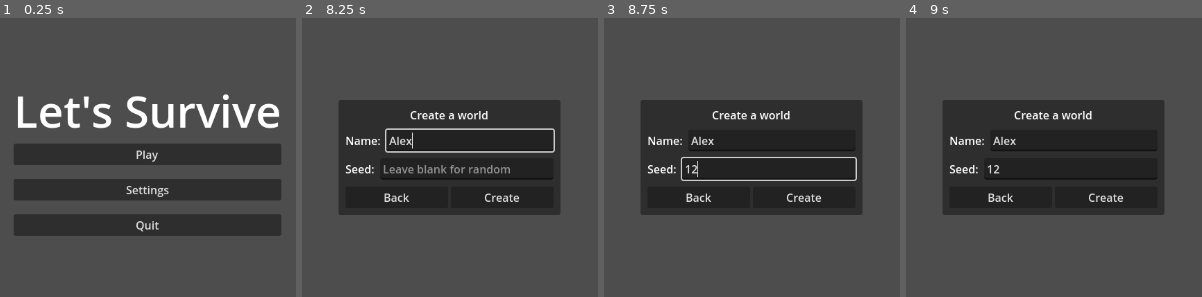
Above: before the commit, frames 1-4 (left to right).
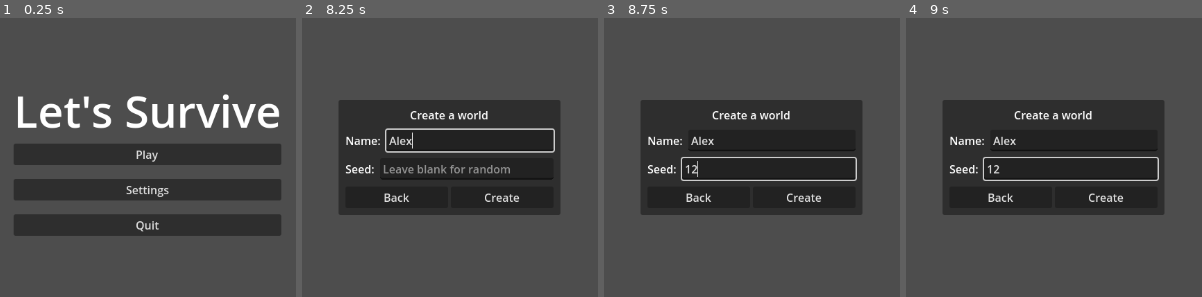
Above: after the commit, the same moments.

Repository: artmouse155/lets_survive
Game: Godot game, scene res://Scenes/main.tscn
Two runs of this game, one before a commit and one after it. Both use one fixed random seed, a clock stepped at 60 frames per second and the inputs below. This scene is started directly instead of the project's main scene.
Inputs (mouse positions are in pixels of both pictures, inside the frame that each line leads up to):
- Up to frame 1 (0.25 s): no input
- Up to frame 2 (8.25 s): click "Play" at 0.5 s; click "Create New Character" at 1.25 s; click (432, 129) at 2.02 s; type "12" at 2.1 s; click "Red" at 2.75 s; click "Create" at 3.5 s; click "Create New Character" at 4.25 s; click "Back" at 5 s; click (384, 96) at 5.75 s; click "Play" at 6.5 s; click "Create New World" at 7.25 s; click (470, 140) at 8.02 s; type "Alex" at 8.1 s
- Up to frame 3 (8.75 s): click (769, 168) at 8.25 s; type "12" at 8.33 s
- Up to frame 4 (9 s): tap Enter at 8.75 s; move the mouse to (1012, 246) at 8.77 s; hold W (up) from 8.78 s (still down); tap T (chat) at 8.85 s; click (1012, 246) at 8.92 s

Frames 1-3 are identical in both runs. In frame 4, 0.7% of the frame differs, in the area x 26-86%, y 49-59%.

Commit message:
🚧(main) Fixing world running in bg
Still need to fix being able to duplicate oneself

Diff:
--- a/Scenes/game_container.tscn
+++ b/Scenes/game_container.tscn
@@ -7,7 +7,7 @@
 [ext_resource type="PackedScene" uid="uid://blkwdjk1xb8wr" path="res://Scenes/inventory_ui.tscn" id="5_us7ks"]
 [ext_resource type="Script" uid="uid://cvl38fv5heg82" path="res://Scripts/chat.gd" id="6_udj4x"]
 
-[node name="GameContainer" type="Control" node_paths=PackedStringArray("world")]
+[node name="GameContainer" type="Control" node_paths=PackedStringArray("world", "game_ui")]
 layout_mode = 3
 anchors_preset = 15
 anchor_right = 1.0
@@ -17,6 +17,7 @@
 mouse_filter = 1
 script = ExtResource("1_jr5s5")
 world = NodePath("SubViewportContainer/SubViewport/World")
+game_ui = NodePath("GameUI")
 metadata/_custom_type_script = "uid://pbgoqkx5pxk1"
 
 [node name="Sky" type="ColorRect" parent="."]
@@ -179,7 +180,6 @@
 layout_mode = 2
 text = "Return to Menu"
 
-[connection signal="set_pause" from="." to="GameUI" method="set_pause"]
 [connection signal="self_health_updated" from="SubViewportContainer/SubViewport/World/EntitySpawner" to="GameUI" method="_on_health_updated"]
 [connection signal="self_inventory_updated" from="SubViewportContainer/SubViewport/World/EntitySpawner" to="GameUI" method="_on_player_inventory_updated"]
 [connection signal="self_item_collected" from="SubViewportContainer/SubViewport/World/EntitySpawner" to="GameUI" method="_on_item_collected"]
--- a/Scenes/game_ui.gd
+++ b/Scenes/game_ui.gd
@@ -14,11 +14,13 @@
 
 func _process(_delta: float) -> void:
 
+	if !is_visible_in_tree():
+		return
+
 	if chat.visible:
 		if Input.is_action_just_pressed("pause"):
 			chat.hide()
 			_set_self_movement_enabled(!inventory_ui.visible)
-		return
 	else:
 		if !get_tree().paused and Input.is_action_just_pressed("chat"):
 			chat.show()
--- a/Scenes/main.tscn
+++ b/Scenes/main.tscn
@@ -9,6 +9,9 @@
 resource_name = "Title"
 script/source = "extends Menu
 
+func start() -> void:
+	pass
+
 func play():
 	menu_selected.emit(MainMenus.MENUS.CHARACTER_SELECT)
 
@@ -30,6 +33,9 @@
 [sub_resource type="GDScript" id="GDScript_1bvp3"]
 resource_name = "Settings"
 script/source = "extends Menu
+
+func start() -> void:
+	pass
 
 func return_to_main_menu():
 	menu_selected.emit(MainMenus.MENUS.TITLE)
--- a/Scripts/game_node.gd
+++ b/Scripts/game_node.gd
@@ -1,11 +1,13 @@
 class_name GameContainer extends Menu
 
 @export var world : World
+@export var game_ui : GameUI
 
-signal set_pause(pause : bool)
+func start() -> void:
+	pass
 
 func return_to_main_menu():
-	set_pause.emit(false)
+	game_ui.set_pause(false)
 	menu_selected.emit(MainMenus.MENUS.TITLE)
 
 func loadGame(world_index : int, player_index : int) -> void:
--- a/Scripts/menu.gd
+++ b/Scripts/menu.gd
@@ -1,7 +1,8 @@
+@abstract
 class_name Menu extends Control
 
 @warning_ignore("unused_signal")
 signal menu_selected(menu : MainMenus.MENUS)
 
-func start() -> void:
-	pass
+@abstract
+func start() -> void
--- a/Scripts/world.gd
+++ b/Scripts/world.gd
@@ -18,6 +18,7 @@
 func start(world_seed : String, player_save : PlayerSave) -> void:
 	generate_world(world_seed)
 	entity_spawner.spawn_player(player_save,true)
+
 
 func generate_world(world_seed : String):
 	var world_size_x : int = 200
